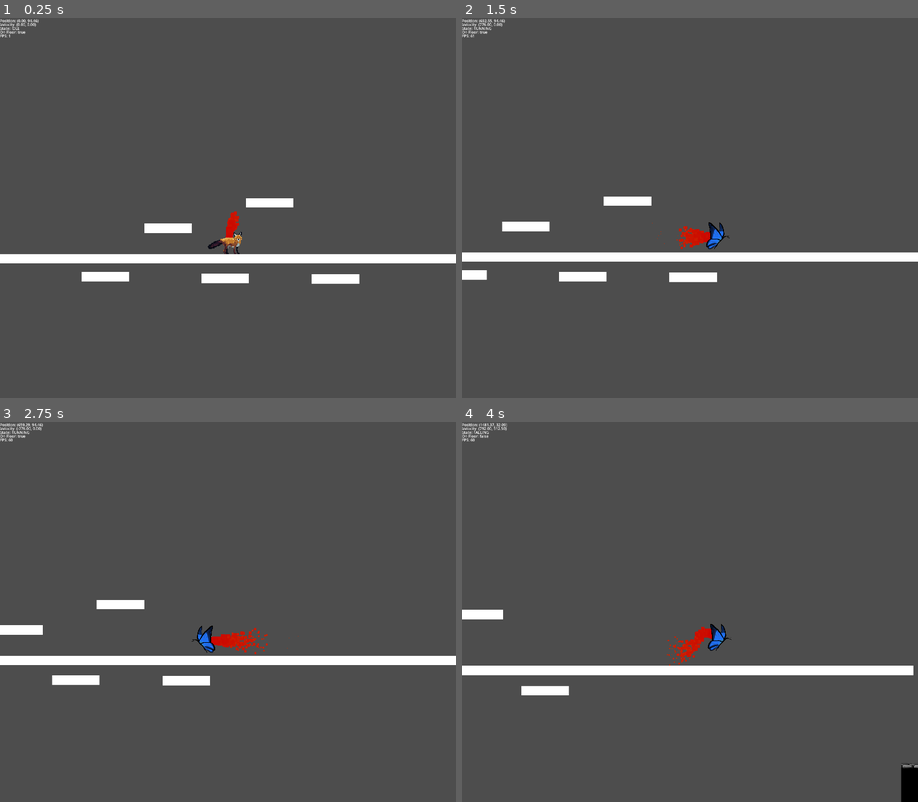
Above: before the commit, frames 1-4 (two rows, left to right).
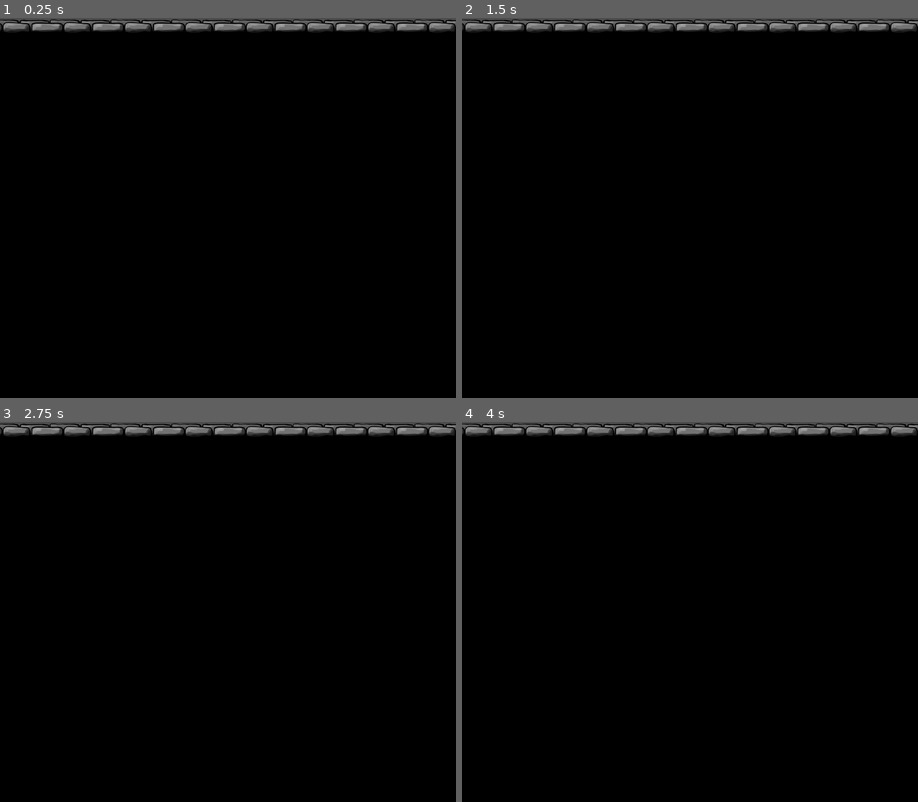
Above: after the commit, the same moments.

Repository: rcfisch/something_freaky
Game: Godot game, scene res://Levels/Rooms/world_layout.tscn
The game is run twice, just before and just after one commit, with the same random seed, the same clock (stepped at 60 frames per second) and the same inputs. This scene is started directly instead of the project's main scene.
Inputs (mouse positions are in pixels of both pictures, inside the frame that each line leads up to):
- Up to frame 1 (0.25 s): no input
- Up to frame 2 (1.5 s): tap Enter at 0.5 s; move the mouse to (790, 189) at 0.52 s; hold 1 (1) 0.53-1.28 s; hold D (right) from 0.53 s (still down); tap Space (jump) at 0.77 s; tap 2 (2) at 0.8, 1.35 s; move the mouse to (598, 227) at 1.27 s
- Up to frame 3 (2.75 s): tap Space (jump) at 1.52 s; tap 1 (1) at 1.55 s; move the mouse to (273, 528) at 2.02 s; release D (right) at 2.03 s; hold A (left) from 2.03 s (still down); hold 1 (1) from 2.03 s (still down); tap 2 (2) at 2.3 s
- Up to frame 4 (4 s): move the mouse to (667, 688) at 2.77 s; release A (left) at 2.78 s; release 1 (1) at 2.78 s; hold D (right) from 2.78 s (still down); tap 2 (2) at 2.85, 3.8 s; tap Space (jump) at 3.02, 3.77 s; tap 1 (1) at 3.05 s; move the mouse to (826, 669) at 3.52 s; hold P (afterimage) from 3.53 s (still down)

The runs differ from the first frame. In frame 1, 99% of the frame differs, in the area x 0-100%, y 0-100%; in frame 2, 99%; in frame 3, 99%; in frame 4, 99%.
Error in both runs: Invalid access to property or key 'dead_enemies' on a base object of type 'Nil'. (res://Entities/Enemies/enemy.gd:25)

Commit message:
room layout stuff

Diff:
--- a/Entities/Player/camera.gd
+++ b/Entities/Player/camera.gd
@@ -16,7 +16,6 @@
 func _ready():
 	rng.randomize()
 	position.y = vertical_offset
-
 
 func _process(delta):
 	if shake_strength > 0.01:
--- /dev/null
+++ b/Entities/Player/camera_rig.tscn
@@ -0,0 +1,7 @@
+[gd_scene load_steps=2 format=3 uid="uid://d27fkm088p7uw"]
+
+[ext_resource type="PackedScene" uid="uid://bf2rt72mdcbse" path="res://Entities/Player/camera.tscn" id="1_bxxf6"]
+
+[node name="CameraRig" type="Node2D"]
+
+[node name="Camera" parent="." instance=ExtResource("1_bxxf6")]
--- a/Entities/Player/player.gd
+++ b/Entities/Player/player.gd
@@ -158,6 +158,7 @@
 			afterimage_cast = !afterimage_cast
 
 func _physics_process(delta: float) -> void:
+
 	if not globals.game_processing:
 		return
 
--- a/Levels/Rooms/world_layout.tscn
+++ b/Levels/Rooms/world_layout.tscn
@@ -8,4 +8,4 @@
 [node name="Testing" parent="." instance=ExtResource("1_kyj6b")]
 
 [node name="Main" parent="." instance=ExtResource("2_qvic1")]
-position = Vector2(-10256, -1370)
+position = Vector2(-10385, -341)
--- a/Levels/Testing/main.tscn
+++ b/Levels/Testing/main.tscn
@@ -1,12 +1,9 @@
-[gd_scene load_steps=4 format=3 uid="uid://ctyi24fvwaqye"]
+[gd_scene load_steps=3 format=3 uid="uid://ctyi24fvwaqye"]
 
-[ext_resource type="PackedScene" uid="uid://c3b38gj488e8g" path="res://Entities/Player/player.tscn" id="1_cs38l"]
 [ext_resource type="PackedScene" uid="uid://3jjt7a1tuiw2" path="res://Entities/Testing/test_floor.tscn" id="2_ndhlg"]
 [ext_resource type="PackedScene" uid="uid://c6lmbuw5irlgr" path="res://Levels/Transitions/room_transition.tscn" id="3_ndhlg"]
 
 [node name="Main" type="Node2D"]
-
-[node name="Player" parent="." instance=ExtResource("1_cs38l")]
 
 [node name="TestFloor" parent="." instance=ExtResource("2_ndhlg")]
 position = Vector2(8, 399)
--- a/Levels/Testing/testing.tscn
+++ b/Levels/Testing/testing.tscn
@@ -54,5 +54,5 @@
 code = "yo mama"
 
 [node name="RoomTransition" parent="." instance=ExtResource("5_oft7q")]
-position = Vector2(-5255, -1525)
+position = Vector2(-5384, -520)
 room = "Main"
--- a/data/room_layout.json
+++ b/data/room_layout.json
@@ -2,8 +2,8 @@
 	"Main": {
 		"path": "res://Levels/Testing/main.tscn",
 		"position": {
-			"x": -10256.0,
-			"y": -1370.0
+			"x": -10385.0,
+			"y": -341.0
 		}
 	},
 	"Testing": {
